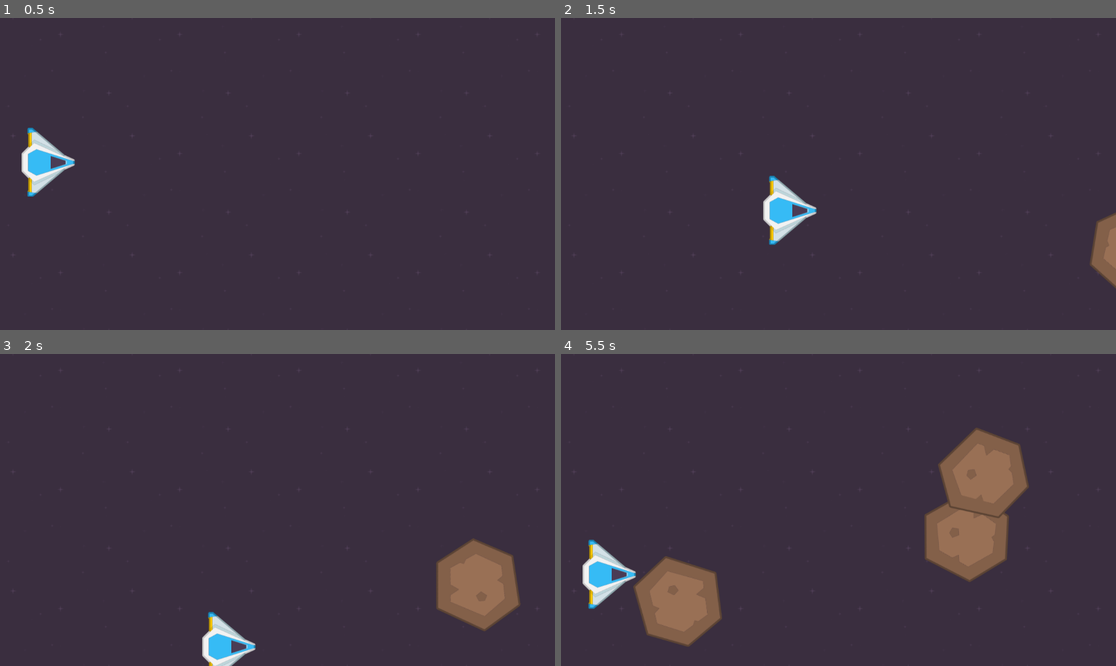
Above: before the commit, frames 1-4 (two rows, left to right).
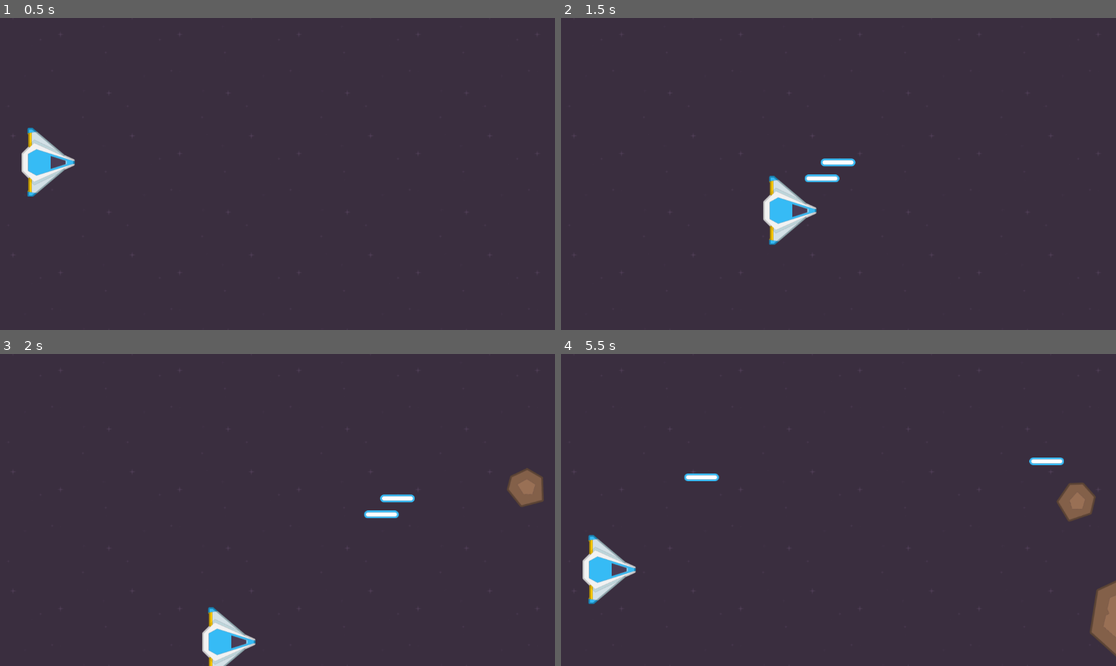
Above: after the commit, the same moments.

Repository: nikolasmdr08/Asteroid_shooter_godot
Game: Godot game, scene res://Scenes/main.tscn
Two runs of this game, one before a commit and one after it. Both use one fixed random seed, a clock stepped at 60 frames per second and the inputs below.
Inputs:
- Up to frame 1 (0.5 s): no input
- Up to frame 2 (1.5 s): tap Enter at 0.5 s; hold D (right) 0.53-1.28 s; tap Z (fire, bound only after the commit) at 0.6, 1.35 s; hold S (down) from 1.28 s (still down)
- Up to frame 3 (2 s): keep holding S (down)
- Up to frame 4 (5.5 s): release S (down) at 2.03 s; hold D (right) 2.03-2.78 s; tap Z (fire, bound only after the commit) every 0.75 s from 2.1 to 5.1 s; hold W (up) 2.78-3.53 s; hold A (left) 3.53-5.03 s; hold S (down) from 5.03 s (still down)

Frame 1 is identical in both runs. In frame 2, 1.1% of the frame differs, in the area x 43-100%, y 44-87%; in frame 3, 5.0%; in frame 4, 12%, in the area x 3-100%, y 23-97%.

Commit message:
collition and basic delete istance

Diff:
--- a/Scenes/Asteroids/asterorid.gd
+++ b/Scenes/Asteroids/asterorid.gd
@@ -14,3 +14,9 @@
 func _process(_delta: float) -> void:
 	position.x -= move_speed * _delta
 	rotation += rotation_speed * _delta
+
+func _on_area_entered(area: Area2D) -> void:
+	var is_the_player = area.is_in_group("player")
+	var is_a_laser = area.is_in_group("laser")
+	if is_the_player or is_a_laser:
+		queue_free()
--- a/Scenes/Asteroids/big_asterorid.tscn
+++ b/Scenes/Asteroids/big_asterorid.tscn
@@ -6,7 +6,7 @@
 [sub_resource type="CircleShape2D" id="CircleShape2D_e6q2h"]
 radius = 78.4092
 
-[node name="BigAsterorid" type="Area2D"]
+[node name="BigAsterorid" type="Area2D" groups=["asteroids"]]
 script = ExtResource("1_e6q2h")
 min_move_speed = 200.0
 max_move_speed = 400.0
@@ -19,3 +19,5 @@
 
 [node name="CollisionShape2D" type="CollisionShape2D" parent="."]
 shape = SubResource("CircleShape2D_e6q2h")
+
+[connection signal="area_entered" from="." to="." method="_on_area_entered"]
--- a/Scenes/Asteroids/medium_asteroid.tscn
+++ b/Scenes/Asteroids/medium_asteroid.tscn
@@ -6,8 +6,12 @@
 [sub_resource type="CircleShape2D" id="CircleShape2D_dk8ra"]
 radius = 51.2445
 
-[node name="MediumAsteroid" type="Area2D"]
+[node name="MediumAsteroid" type="Area2D" groups=["asteroids"]]
 script = ExtResource("1_dk8ra")
+min_move_speed = 200.0
+max_move_speed = 400.0
+min_rotation_speed = 1.0
+max_rotation_speed = 3.0
 metadata/_edit_group_ = true
 
 [node name="Sprite2D" type="Sprite2D" parent="."]
@@ -15,3 +19,5 @@
 
 [node name="CollisionShape2D" type="CollisionShape2D" parent="."]
 shape = SubResource("CircleShape2D_dk8ra")
+
+[connection signal="area_entered" from="." to="." method="_on_area_entered"]
--- a/Scenes/Asteroids/small_asteroid.tscn
+++ b/Scenes/Asteroids/small_asteroid.tscn
@@ -6,8 +6,12 @@
 [sub_resource type="CircleShape2D" id="CircleShape2D_442d1"]
 radius = 32.5576
 
-[node name="SmallAsteroid" type="Area2D"]
+[node name="SmallAsteroid" type="Area2D" groups=["asteroids"]]
 script = ExtResource("1_442d1")
+min_move_speed = 200.0
+max_move_speed = 400.0
+min_rotation_speed = 1.0
+max_rotation_speed = 3.0
 metadata/_edit_group_ = true
 
 [node name="Sprite2D" type="Sprite2D" parent="."]
@@ -15,3 +19,5 @@
 
 [node name="CollisionShape2D" type="CollisionShape2D" parent="."]
 shape = SubResource("CircleShape2D_442d1")
+
+[connection signal="area_entered" from="." to="." method="_on_area_entered"]
--- a/Scenes/Laser/laser.gd
+++ b/Scenes/Laser/laser.gd
@@ -4,3 +4,11 @@
 
 func _process(delta: float) -> void:
 	position.x += speed * delta
+
+func _on_area_entered(area: Area2D) -> void:
+	if area.is_in_group("asteroids"):
+		queue_free()
+
+
+func _on_visible_on_screen_notifier_2d_screen_exited() -> void:
+	queue_free()
--- a/Scenes/Laser/laser.tscn
+++ b/Scenes/Laser/laser.tscn
@@ -6,7 +6,7 @@
 [sub_resource type="RectangleShape2D" id="RectangleShape2D_1jwx5"]
 size = Vector2(68, 12)
 
-[node name="Laser" type="Area2D"]
+[node name="Laser" type="Area2D" groups=["laser"]]
 script = ExtResource("1_1jwx5")
 speed = 500.0
 
@@ -16,3 +16,10 @@
 
 [node name="CollisionShape2D" type="CollisionShape2D" parent="."]
 shape = SubResource("RectangleShape2D_1jwx5")
+
+[node name="VisibleOnScreenNotifier2D" type="VisibleOnScreenNotifier2D" parent="."]
+position = Vector2(-45.5, 0)
+scale = Vector2(0.85, 0.8)
+
+[connection signal="area_entered" from="." to="." method="_on_area_entered"]
+[connection signal="screen_exited" from="VisibleOnScreenNotifier2D" to="." method="_on_visible_on_screen_notifier_2d_screen_exited"]
--- a/Scenes/Player/player.gd
+++ b/Scenes/Player/player.gd
@@ -1,10 +1,26 @@
 extends CharacterBody2D
 
 @export var speed: float
+@export var laser_scene: PackedScene
 
 func _physics_process(_delta: float) -> void:
-    var y_input = Input.get_axis("up","down")
-    var x_input = Input.get_axis("left","right")
-    velocity.x = x_input * speed
-    velocity.y = y_input * speed
-    move_and_slide()
+	if Input.is_action_just_pressed("fire"):
+		create_laser()
+	process_inputs()
+	move_and_slide()
+
+func process_inputs():
+	var y_input = Input.get_axis("up","down")
+	var x_input = Input.get_axis("left","right")
+	velocity.x = x_input * speed
+	velocity.y = y_input * speed
+
+func create_laser():
+	var laser_instance = laser_scene.instantiate()
+	add_sibling(laser_instance)
+	laser_instance.position = position
+
+
+func _on_area_2d_area_entered(area: Area2D) -> void:
+	if area.is_in_group("asteroids"):
+		queue_free()
--- a/Scenes/Player/player.tscn
+++ b/Scenes/Player/player.tscn
@@ -1,12 +1,16 @@
-[gd_scene load_steps=4 format=3 uid="uid://bcbotp7twsao7"]
+[gd_scene load_steps=5 format=3 uid="uid://bcbotp7twsao7"]
 
 [ext_resource type="Script" uid="uid://dyjk2wxurkdkg" path="res://Scenes/Player/player.gd" id="1_a3d8c"]
 [ext_resource type="Texture2D" uid="uid://dsir3xyw5p4q" path="res://assets/sprites/ship.png" id="1_uvnfx"]
 
 [sub_resource type="CircleShape2D" id="CircleShape2D_a3d8c"]
-radius = 41.0
+radius = 51.0392
+
+[sub_resource type="CircleShape2D" id="CircleShape2D_xpcdj"]
+radius = 52.0384
 
 [node name="Player" type="CharacterBody2D"]
+z_index = 1
 script = ExtResource("1_a3d8c")
 speed = 500.0
 metadata/_edit_group_ = true
@@ -18,3 +22,12 @@
 [node name="CollisionShape2D" type="CollisionShape2D" parent="."]
 position = Vector2(-11, 0)
 shape = SubResource("CircleShape2D_a3d8c")
+
+[node name="Area2D" type="Area2D" parent="." groups=["player"]]
+
+[node name="CollisionShape2D" type="CollisionShape2D" parent="Area2D"]
+position = Vector2(-10, 0)
+shape = SubResource("CircleShape2D_xpcdj")
+debug_color = Color(0.928216, 0.173391, 0.513705, 0.42)
+
+[connection signal="area_entered" from="Area2D" to="." method="_on_area_2d_area_entered"]
--- a/Scenes/asteroid_spawner.gd
+++ b/Scenes/asteroid_spawner.gd
@@ -1,17 +1,15 @@
 extends Marker2D
-
-@export var big_asteroid_scene: PackedScene
-@export var small_asteroid_scene: PackedScene
-@export var medium_asteroid_scene: PackedScene
 
 @export var min_y:float
 @export var max_y:float
+@export var asteroids_list: Array[PackedScene]
 
-func create_asteriod(asteroid_scene: PackedScene) -> void:
+func create_asteriod() -> void:
+	var asteroid_scene = asteroids_list.pick_random()
 	var asteroid_instance = asteroid_scene.instantiate()
 	add_child(asteroid_instance)
 	var random_y = randf_range(min_y, max_y)
 	asteroid_instance.global_position.y = random_y
 
 func _on_timer_timeout() -> void:
-	create_asteriod(big_asteroid_scene)
+	create_asteriod()
--- a/Scenes/main.tscn
+++ b/Scenes/main.tscn
@@ -1,7 +1,8 @@
-[gd_scene load_steps=9 format=3 uid="uid://n8hht5bl3ypp"]
+[gd_scene load_steps=10 format=3 uid="uid://n8hht5bl3ypp"]
 
 [ext_resource type="Texture2D" uid="uid://cpmgydre6od7p" path="res://assets/sprites/background.png" id="1_jjgbg"]
 [ext_resource type="PackedScene" uid="uid://c13adlphmivom" path="res://Scenes/Asteroids/big_asterorid.tscn" id="2_bo1nx"]
+[ext_resource type="PackedScene" uid="uid://1hvin4mugfrt" path="res://Scenes/Laser/laser.tscn" id="3_6bp64"]
 [ext_resource type="PackedScene" uid="uid://bcbotp7twsao7" path="res://Scenes/Player/player.tscn" id="3_8gbba"]
 [ext_resource type="Script" uid="uid://c8t5k22dbyq44" path="res://Scenes/asteroid_spawner.gd" id="4_jjvhh"]
 [ext_resource type="PackedScene" uid="uid://dq7vkrb4gju3t" path="res://Scenes/Asteroids/small_asteroid.tscn" id="5_21xkr"]
@@ -21,6 +22,7 @@
 
 [node name="Player" parent="." instance=ExtResource("3_8gbba")]
 position = Vector2(100, 300)
+laser_scene = ExtResource("3_6bp64")
 
 [node name="Walls" type="Node2D" parent="."]
 
@@ -53,11 +55,9 @@
 [node name="AsteroidSpawner" type="Marker2D" parent="."]
 position = Vector2(1388, 318)
 script = ExtResource("4_jjvhh")
-big_asteroid_scene = ExtResource("2_bo1nx")
-small_asteroid_scene = ExtResource("5_21xkr")
-medium_asteroid_scene = ExtResource("6_6bp64")
 min_y = 90.0
 max_y = 550.0
+asteroids_list = Array[PackedScene]([ExtResource("2_bo1nx"), ExtResource("6_6bp64"), ExtResource("5_21xkr")])
 
 [node name="Timer" type="Timer" parent="."]
 autostart = true
--- a/project.godot
+++ b/project.godot
@@ -14,6 +14,10 @@
 run/main_scene="uid://n8hht5bl3ypp"
 config/features=PackedStringArray("4.4", "Mobile")
 config/icon="res://icon.svg"
+
+[global_group]
+
+asteroids=""
 
 [input]
 
@@ -41,6 +45,13 @@
 , Object(InputEventKey,"resource_local_to_scene":false,"resource_name":"","device":-1,"window_id":0,"alt_pressed":false …(186 unchanged characters)…
 ]
 }
+fire={
+"deadzone": 0.2,
+"events": [Object(InputEventKey,"resource_local_to_scene":false,"resource_name":"","device":-1,"window_id":0,"alt_pressed":false,"shift_pressed":false,"ctrl_pressed":false,"meta_pressed":false,"pressed":false,"keycode":0,"physical_keycode":90,"key_label":0,"unicode":122,"location":0,"echo":false,"script":null)
+, Object(InputEventKey,"resource_local_to_scene":false,"resource_name":"","device":-1,"window_id":0,"alt_pressed":false,"shift_pressed":false,"ctrl_pressed":false,"meta_pressed":false,"pressed":false,"keycode":0,"physical_keycode":32,"key_label":0,"unicode":32,"location":0,"echo":false,"script":null)
+, Object(InputEventMouseButton,"resource_local_to_scene":false,"resource_name":"","device":-1,"window_id":0,"alt_pressed":false,"shift_pressed":false,"ctrl_pressed":false,"meta_pressed":false,"button_mask":0,"position":Vector2(0, 0),"global_position":Vector2(0, 0),"factor":1.0,"button_index":1,"canceled":false,"pressed":false,"double_click":false,"script":null)
+]
+}
 
 [rendering]
 
